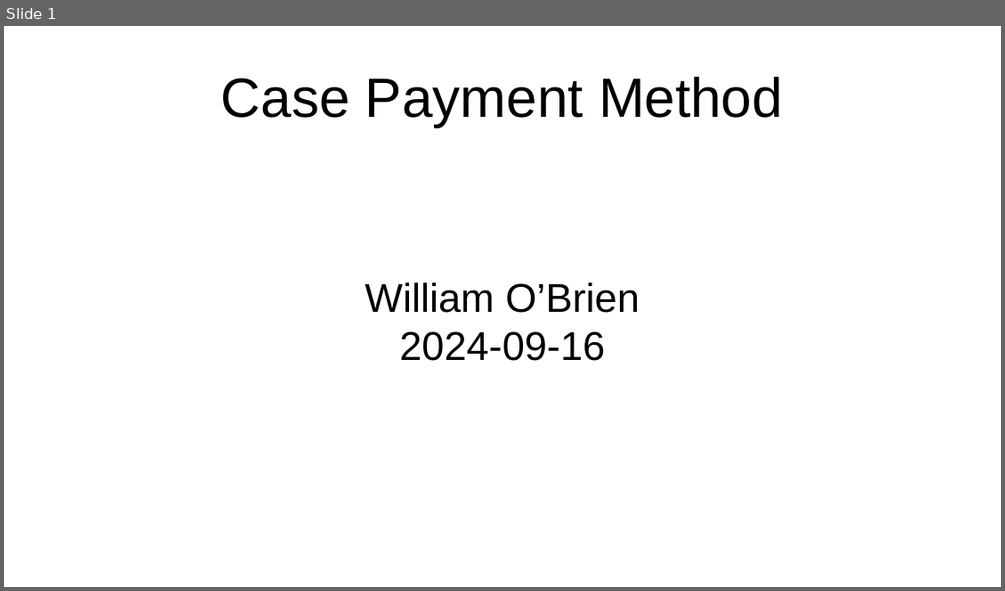
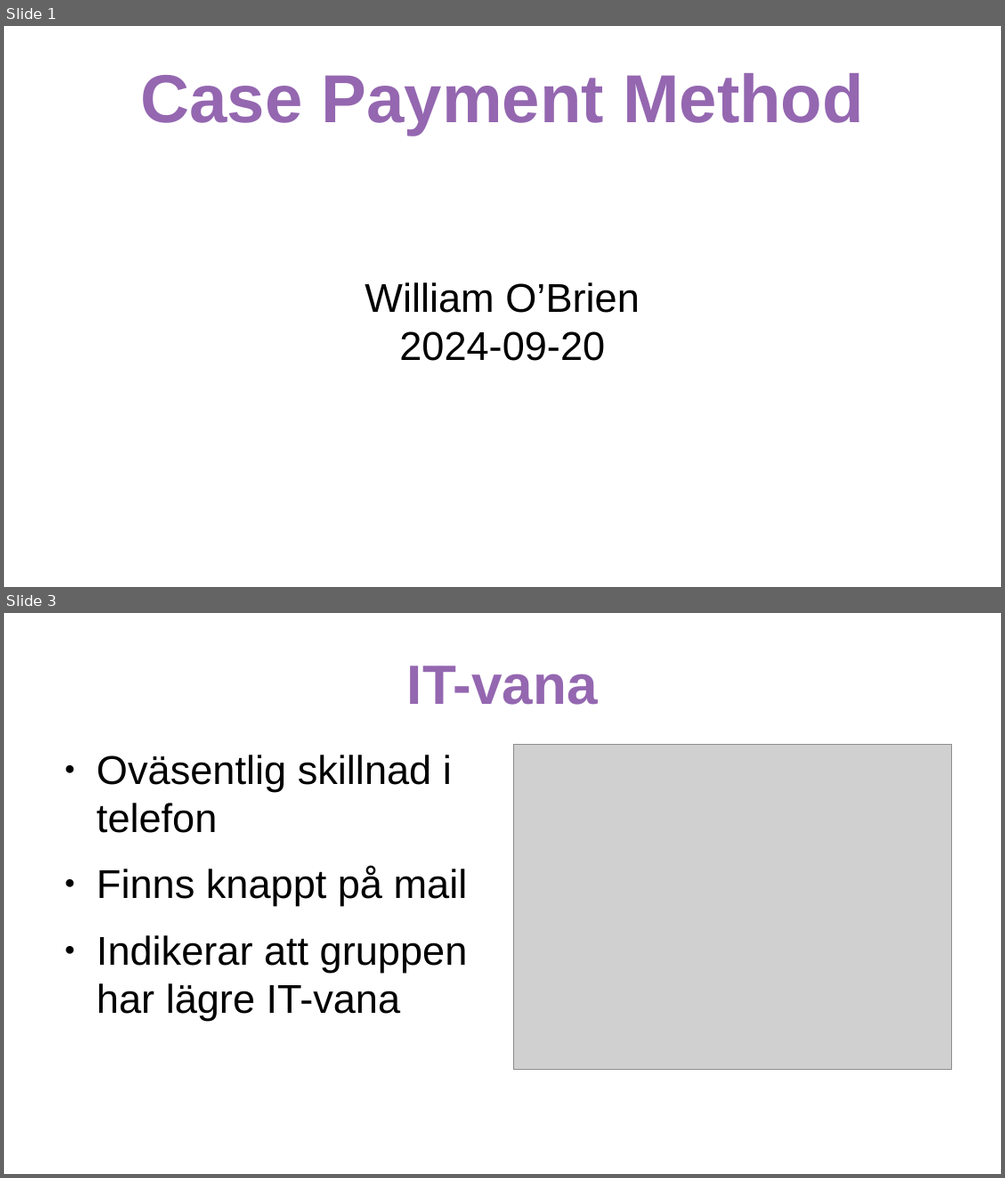
Before and after one commit to samfromsatc/payment_method_case_if, a slide deck: presentation_payment_method.odp. Shown one above the other, each under a label of ours: slide 1 before the commit, slides 1 and 3 after it; the slides between them are not shown. The pictures are 1005x591 and 1005x1178 pixels, drawn with LibreOffice and Linux fonts; fonts in the diff are those of the drawing; grey boxes stand for pictures. Boxes give left, top, right and bottom in pixels: in the first picture for what was removed or moved away, otherwise in the second. Text is boxed around its words. In the diff, an @@ line names an element or a change of style, - is before the commit and + after.

```diff
--- a/presentation_payment_method.odp
+++ b/presentation_payment_method.odp
@@ slide 3 added at bbox=[4, 613, 1001, 1174], background #FFFFFF @@
@@ title added at bbox=[407, 666, 598, 705], 44 pt, text #9467B0, bold @@
+IT-vana
@@ picture added at bbox=[514, 744, 952, 1070] @@
@@ text added at bbox=[97, 755, 468, 1020], 32 pt, text #000000 @@
+● Oväsentlig skillnad i telefon
+● Finns knappt på mail
+● Indikerar att gruppen har lägre IT-vana
@@ slide 1 changed as well @@
@@ title "Case Payment Method" at bbox=[140, 73, 864, 135]: size 44 to 54 pt, text colour #000000 to #9467B0, bold on @@
@@ subtitle at bbox=[399, 331, 605, 361]: text changed @@
-2024-09-16
+2024-09-20
```
Also in this commit, not shown: 7 other slides added, 1 slide removed, 8 other files.
